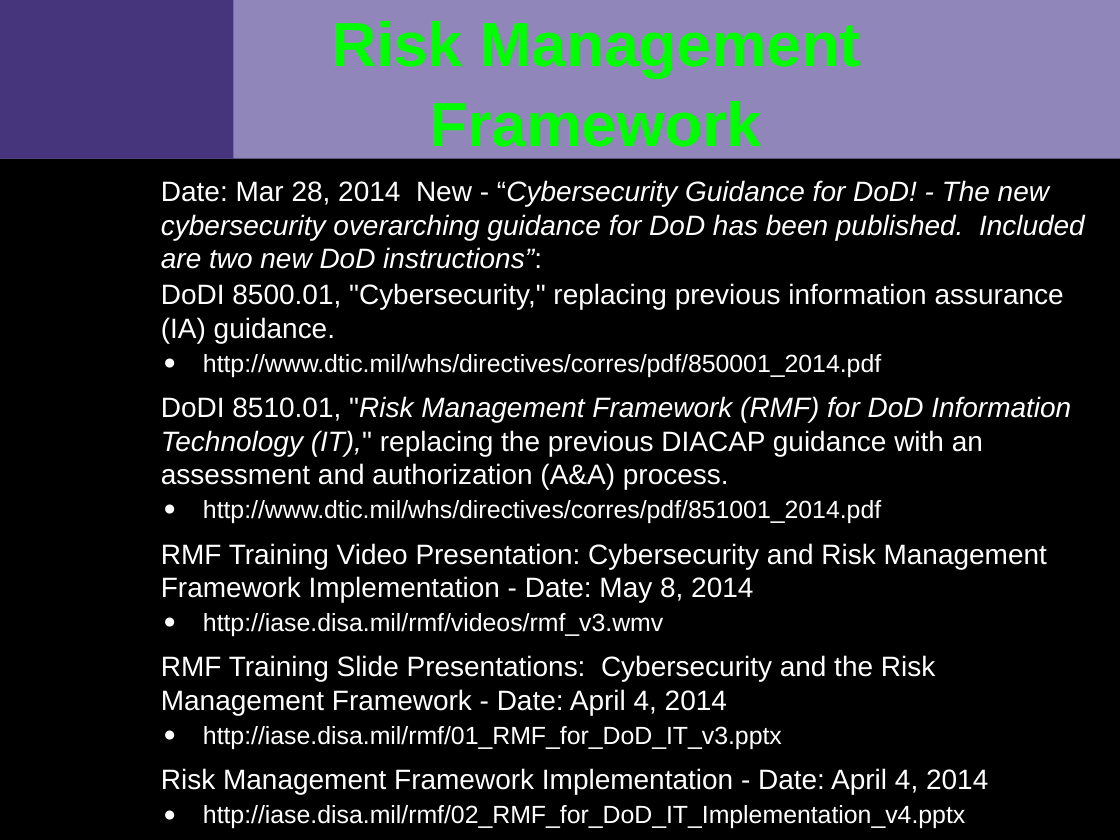
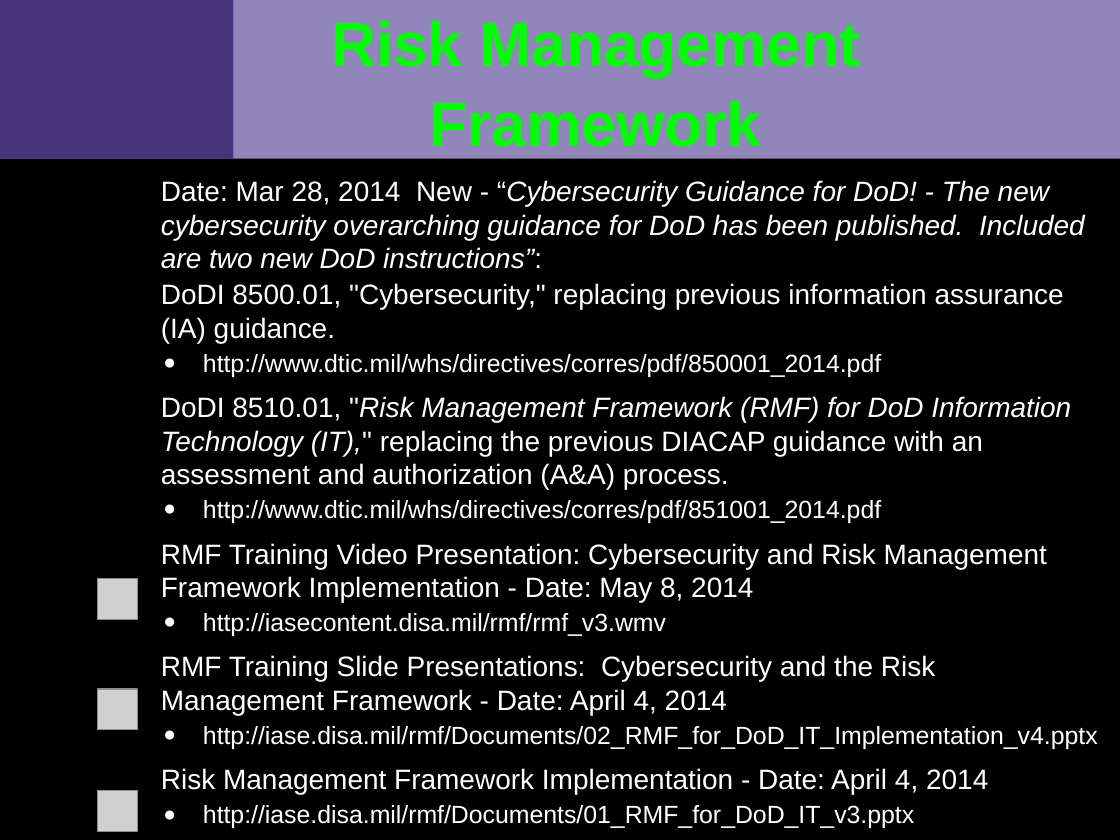
Before and after one commit to VCTLabs/elc2015-presentations, a slide deck: slide 5 of security_IoT/security_assessment_slides.odp. Drawn at 1120x840 pixels with LibreOffice and Linux fonts; fonts in the diff are those of the drawing; grey boxes stand for pictures; background and template pictures are left out. Boxes give left, top, right and bottom in pixels: in the first picture for what was removed or moved away, otherwise in the second. Text is boxed around its words. In the diff, an @@ line names an element or a change of style, - is before the commit and + after.

```diff
--- a/security_IoT/security_assessment_slides.odp
+++ b/security_IoT/security_assessment_slides.odp
@@ picture added at box(97, 579, 138, 619) @@
@@ text at box(203, 613, 666, 636): text changed @@
-  ● http://iase.disa.mil/rmf/videos/rmf_v3.wmv
+  ● http://iasecontent.disa.mil/rmf/rmf_v3.wmv
@@ picture added at box(97, 689, 138, 729) @@
@@ text at box(203, 726, 1098, 749): text changed @@
-  ● http://iase.disa.mil/rmf/01_RMF_for_DoD_IT_v3.pptx
+  ● http://iase.disa.mil/rmf/Documents/02_RMF_for_DoD_IT_Implementation_v4.pptx
@@ picture added at box(97, 791, 138, 831) @@
@@ text at box(203, 805, 914, 828): text changed @@
-  ● http://iase.disa.mil/rmf/02_RMF_for_DoD_IT_Implementation_v4.pptx
+  ● http://iase.disa.mil/rmf/Documents/01_RMF_for_DoD_IT_v3.pptx
```
Also in this commit, not shown: 7 other slides changed, 1 other file.
